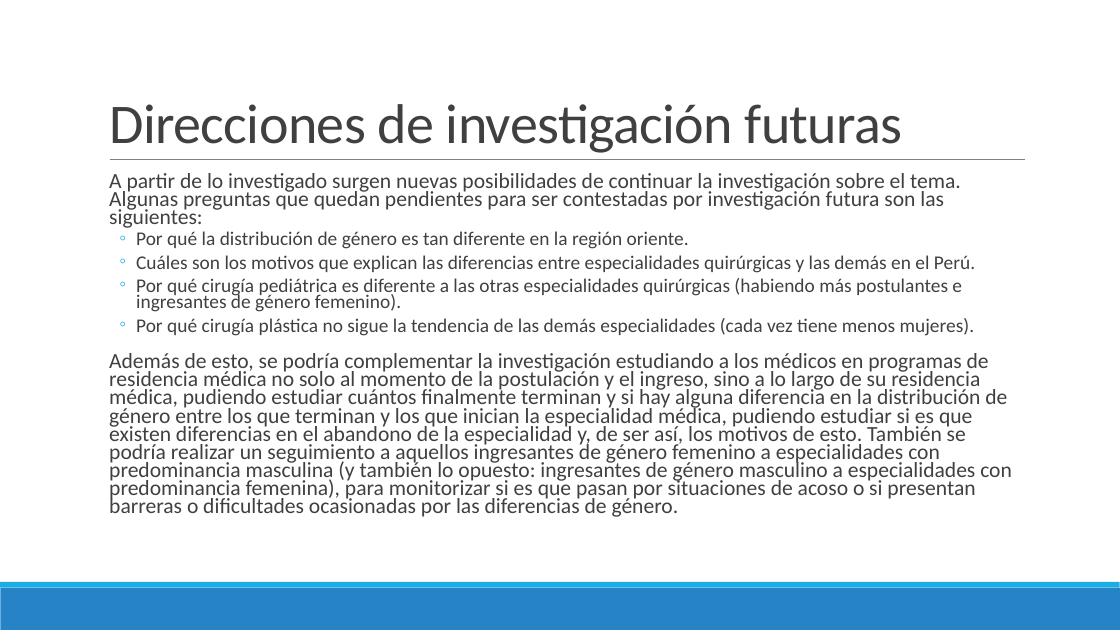
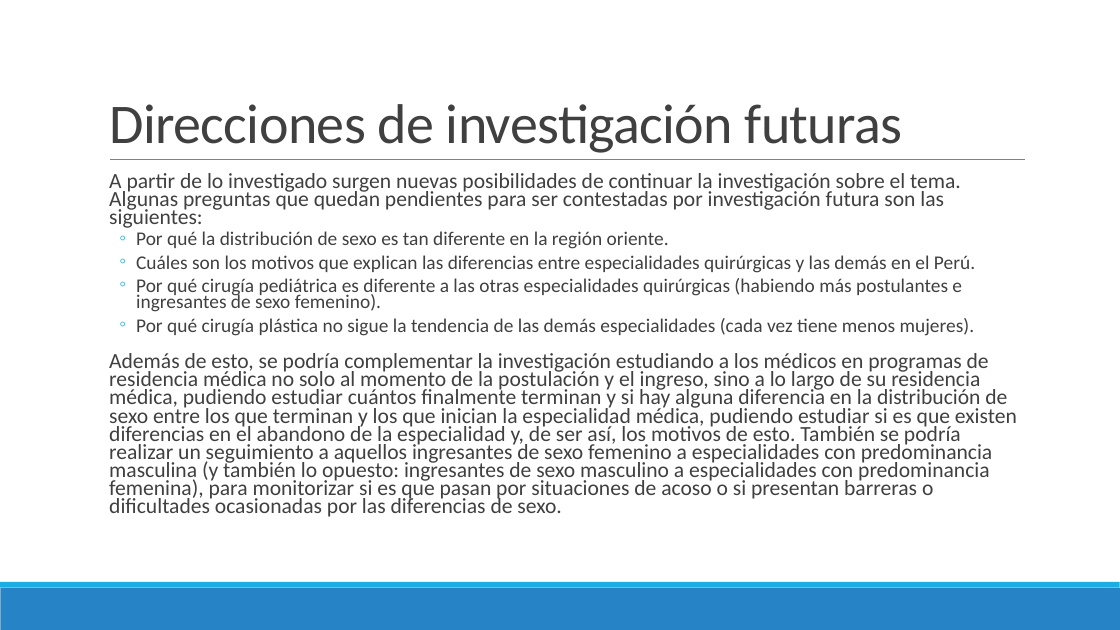
Before and after one commit to danimedi/tesis_genero_especialidades, a slide deck: slide 65 of doc/diapositivas_sustentacion_tesis.pptx. Drawn at 1120x630 pixels with LibreOffice and Linux fonts; fonts in the diff are those of the drawing. Boxes give left, top, right and bottom in pixels: in the first picture for what was removed or moved away, otherwise in the second. Text is boxed around its words. In the diff, an @@ line names an element or a change of style, - is before the commit and + after.

```diff
--- a/doc/diapositivas_sustentacion_tesis.pptx
+++ b/doc/diapositivas_sustentacion_tesis.pptx
@@ text at (x1=136, y1=231, x2=669, y2=249): text changed @@
-  ◦ Por qué la distribución de género es tan diferente en la región oriente.
+  ◦ Por qué la distribución de sexo es tan diferente en la región oriente.
@@ text at (x1=136, y1=278, x2=962, y2=312): text changed @@
-  ◦ Por qué cirugía pediátrica es diferente a las otras especialidades quirúrgicas (habiendo más postulantes e ingresantes de género femenino).
+  ◦ Por qué cirugía pediátrica es diferente a las otras especialidades quirúrgicas (habiendo más postulantes e ingresantes de sexo femenino).
@@ text at (x1=109, y1=353, x2=1017, y2=517): text changed @@
-  Además de esto, se podría complementar la investigación estudiando a los médicos en programas de residencia médica no solo al momento de la postulación y el ingreso, sino a lo largo de su residencia médica, pudiendo estudiar cuántos finalmente terminan y si hay alguna diferencia en la distribución de género entre los que terminan y los que inician la especialidad médica, pudiendo estudiar si es que existen diferencias en el abandono de la especialidad y, de ser así, los motivos de esto. También se podría realizar un seguimiento a aquellos ingresantes de género femenino a especialidades con predominancia masculina (y también lo opuesto: ingresantes de género masculino a especialidades con predominancia femenina), para monitorizar si es que pasan por situaciones de acoso o si presentan barreras o dificultades ocasionadas por las diferencias de género.
+  Además de esto, se podría complementar la investigación estudiando a los médicos en programas de residencia médica no solo al momento de la postulación y el ingreso, sino a lo largo de su residencia médica, pudiendo estudiar cuántos finalmente terminan y si hay alguna diferencia en la distribución de sexo entre los que terminan y los que inician la especialidad médica, pudiendo estudiar si es que existen diferencias en el abandono de la especialidad y, de ser así, los motivos de esto. También se podría realizar un seguimiento a aquellos ingresantes de sexo femenino a especialidades con predominancia masculina (y también lo opuesto: ingresantes de sexo masculino a especialidades con predominancia femenina), para monitorizar si es que pasan por situaciones de acoso o si presentan barreras o dificultades ocasionadas por las diferencias de sexo.
```
Also in this commit, not shown: 48 other slides changed, 2 other files.
